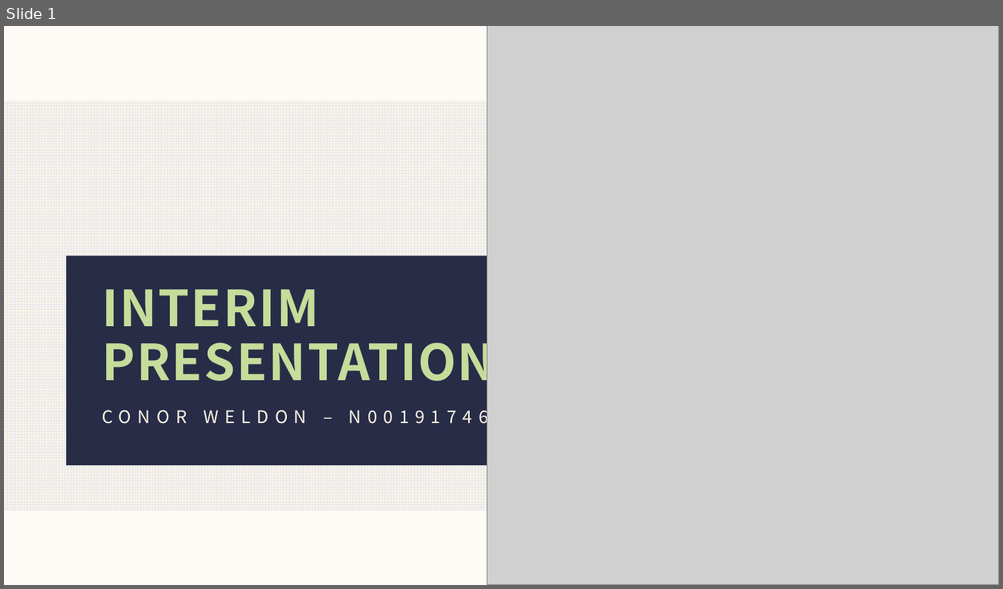
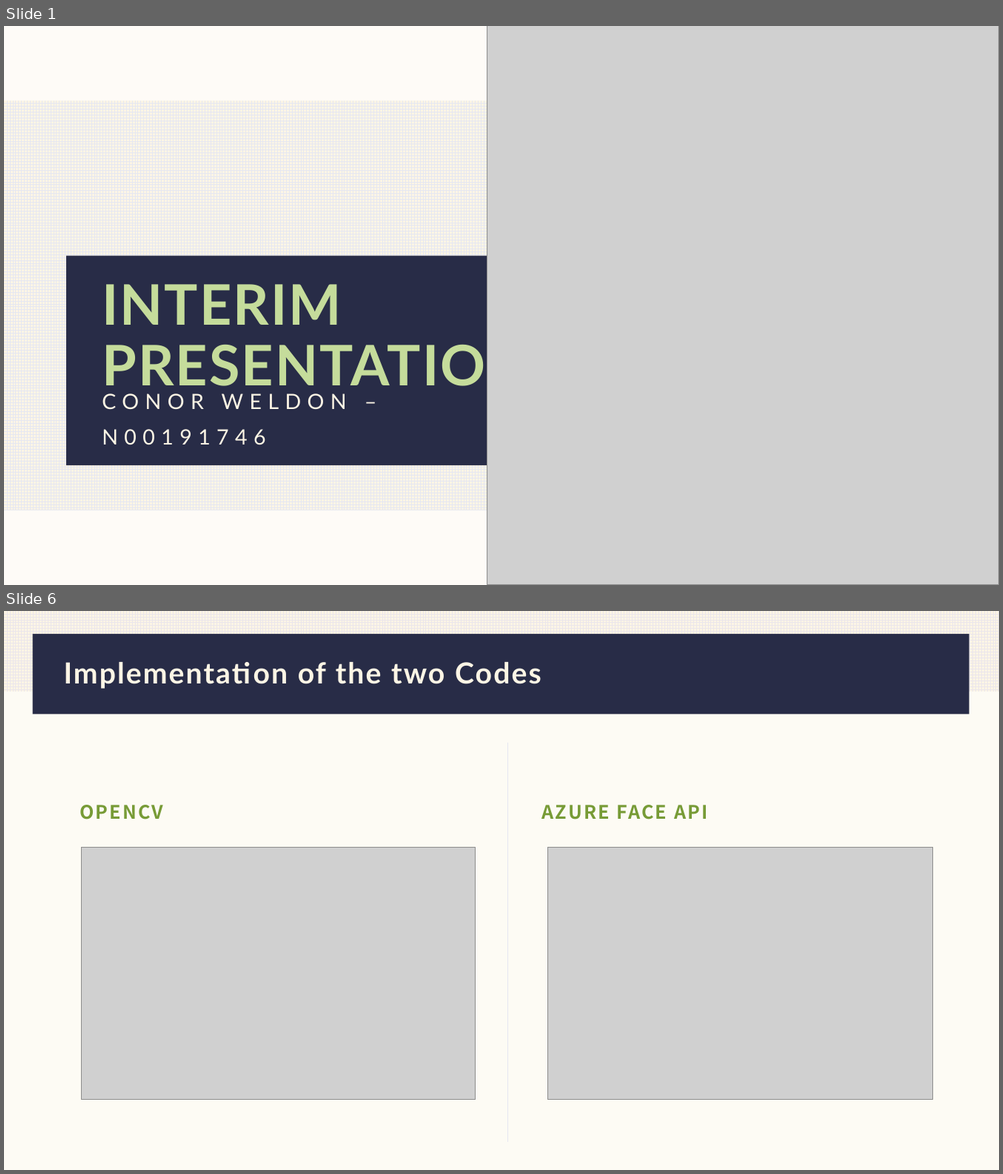
Before and after one commit to IADT-projects/y4-project-ConorWeldon, a slide deck: Docs/Presentation/Presentation.pptx. Shown one above the other, each under a label of ours: slide 1 before the commit, slides 1 and 6 after it; the slides between them are not shown. The pictures are 1003x589 and 1003x1174 pixels, drawn with LibreOffice and Linux fonts; fonts in the diff are those of the drawing; grey boxes stand for pictures. Boxes give left, top, right and bottom in pixels: in the first picture for what was removed or moved away, otherwise in the second. Text is boxed around its words. In the diff, an @@ line names an element or a change of style, - is before the commit and + after.

```diff
--- a/Docs/Presentation/Presentation.pptx
+++ b/Docs/Presentation/Presentation.pptx
@@ slide 6 added at (4, 611, 999, 1170), background #FCF5E5 at 40% opacity @@
@@ rectangle added at (4, 611, 999, 692), fill pattern #EBE6EB on #FCF5E5 @@
@@ rectangle added at (32, 634, 969, 715), fill #282C47 @@
@@ title added at (64, 662, 541, 689), 28 pt, text #FCF5E5, bold @@
+Implementation of the two Codes
@@ line added from (508, 742) to (508, 1143), #E5E7F1 0.5 pt @@
@@ text added at (79, 805, 163, 820), 18 pt, text #779B36, bold @@
+OPENCV
@@ text added at (542, 805, 707, 820), 18 pt, text #779B36, bold @@
+AZURE FACE API
@@ picture added at (81, 847, 475, 1099) @@
@@ picture added at (548, 847, 933, 1099) @@
@@ slide 1 changed as well @@
@@ title "INTERIM PRESENTATION" at (102, 284, 530, 396): size 48 to 54 pt, font Noto Sans CJK JP to Lato @@
@@ text "CONOR WELDON – N00191746" at (102, 394, 347, 446): size 16.8 to 20.4 pt, font Noto Sans CJK JP to Lato; line spacing 1.3 to 1.4 @@
```
Also in this commit, not shown: 2 other slides changed, 11 other slides added, 15 slides removed.
